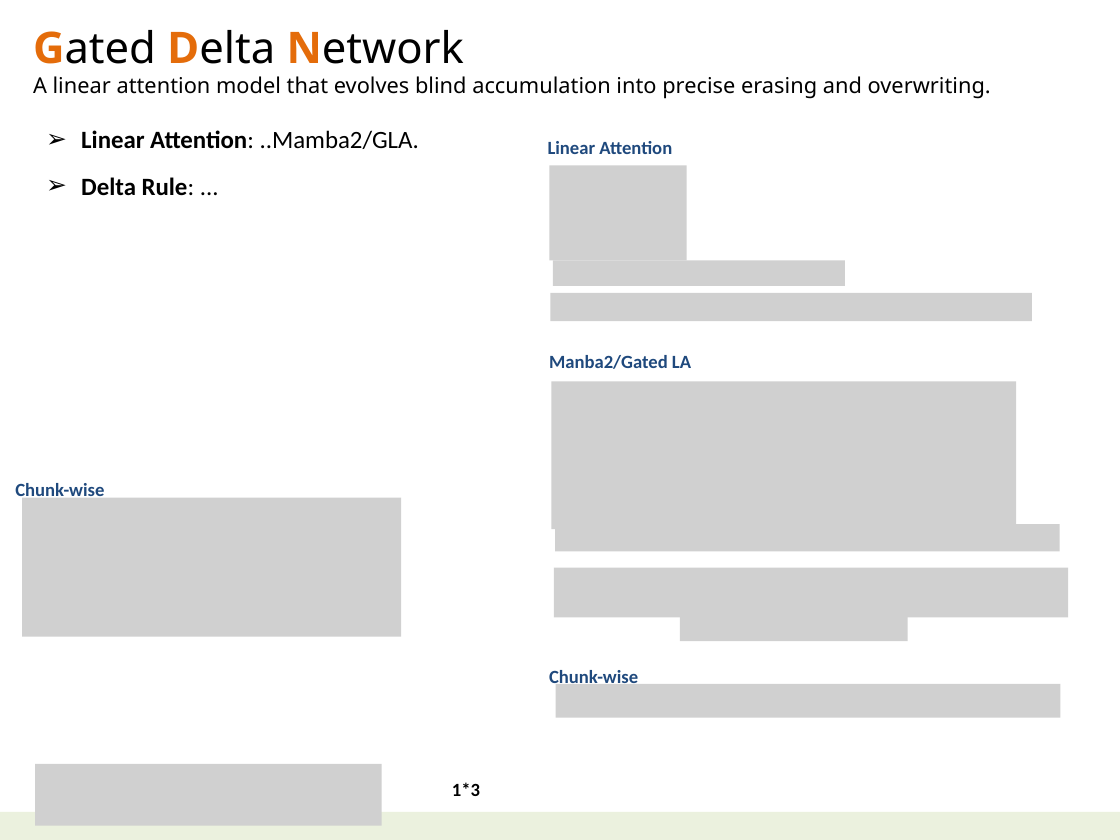
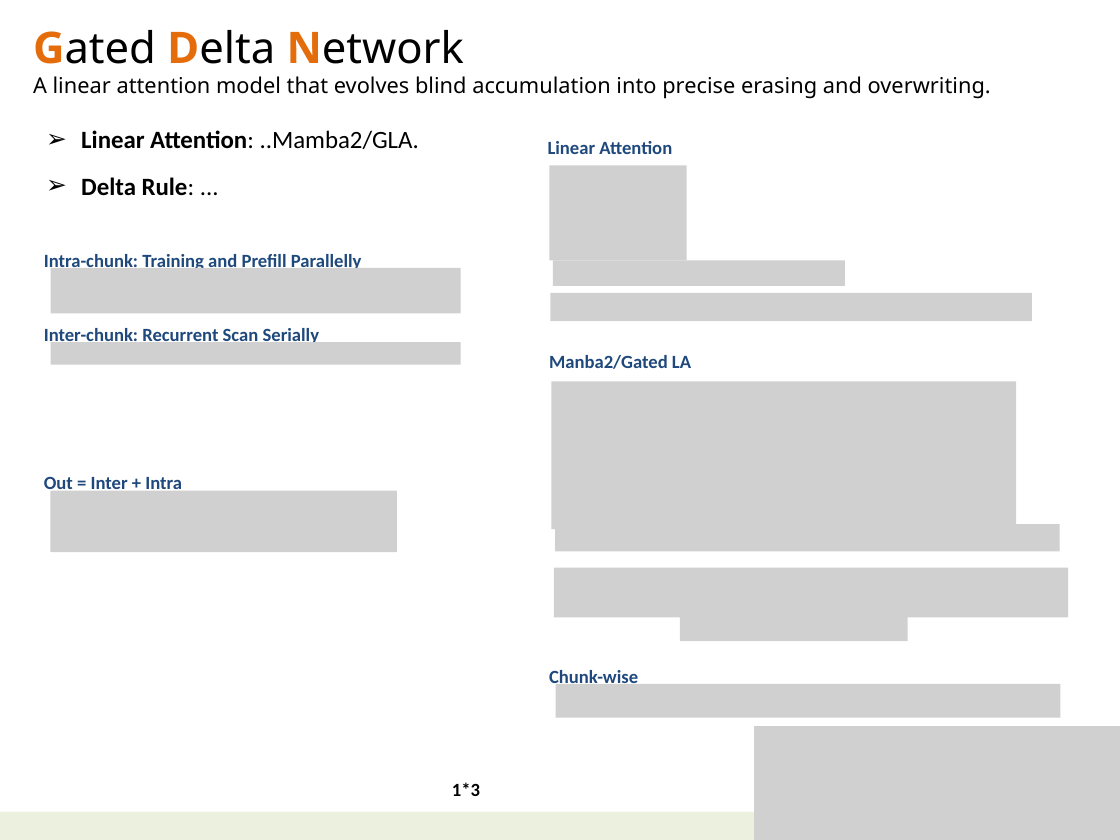
Before and after one commit to navibator/crazy-ai, a slide deck: slide 5 of temp.pptx. Drawn at 1120x840 pixels with LibreOffice and Linux fonts; fonts in the diff are those of the drawing; grey boxes stand for pictures. Boxes give left, top, right and bottom in pixels: in the first picture for what was removed or moved away, otherwise in the second. Text is boxed around its words. In the diff, an @@ line names an element or a change of style, - is before the commit and + after.

Commit message:
chunkwise

```diff
--- a/temp.pptx
+++ b/temp.pptx
@@ text added at [44, 251, 362, 272], 12 pt, text #1F497D, bold @@
+Intra-chunk: Training and Prefill Parallelly
@@ picture added at [50, 268, 460, 314] @@
@@ text added at [44, 326, 320, 347], 12 pt, text #1F497D, bold @@
+Inter-chunk: Recurrent Scan Serially
@@ picture added at [50, 342, 460, 364] @@
@@ text at [44, 477, 182, 489]: text changed @@
-Chunk-wise
+Out = Inter + Intra
@@ picture removed at [22, 497, 402, 636] @@
@@ picture added at [50, 491, 396, 552] @@
@@ picture added at [754, 726, 1120, 840] @@
@@ picture removed at [35, 764, 381, 825] @@
```
Also in this commit, not shown: 1 other slide changed.
